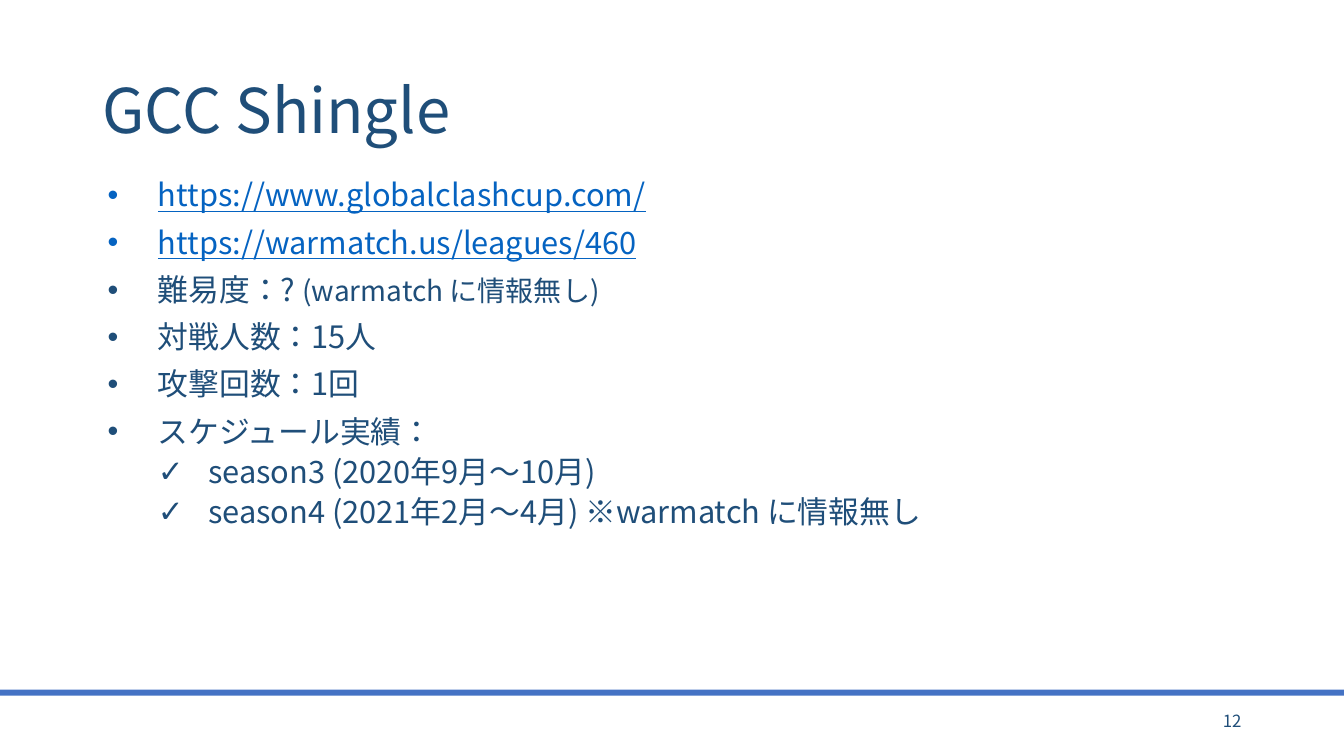
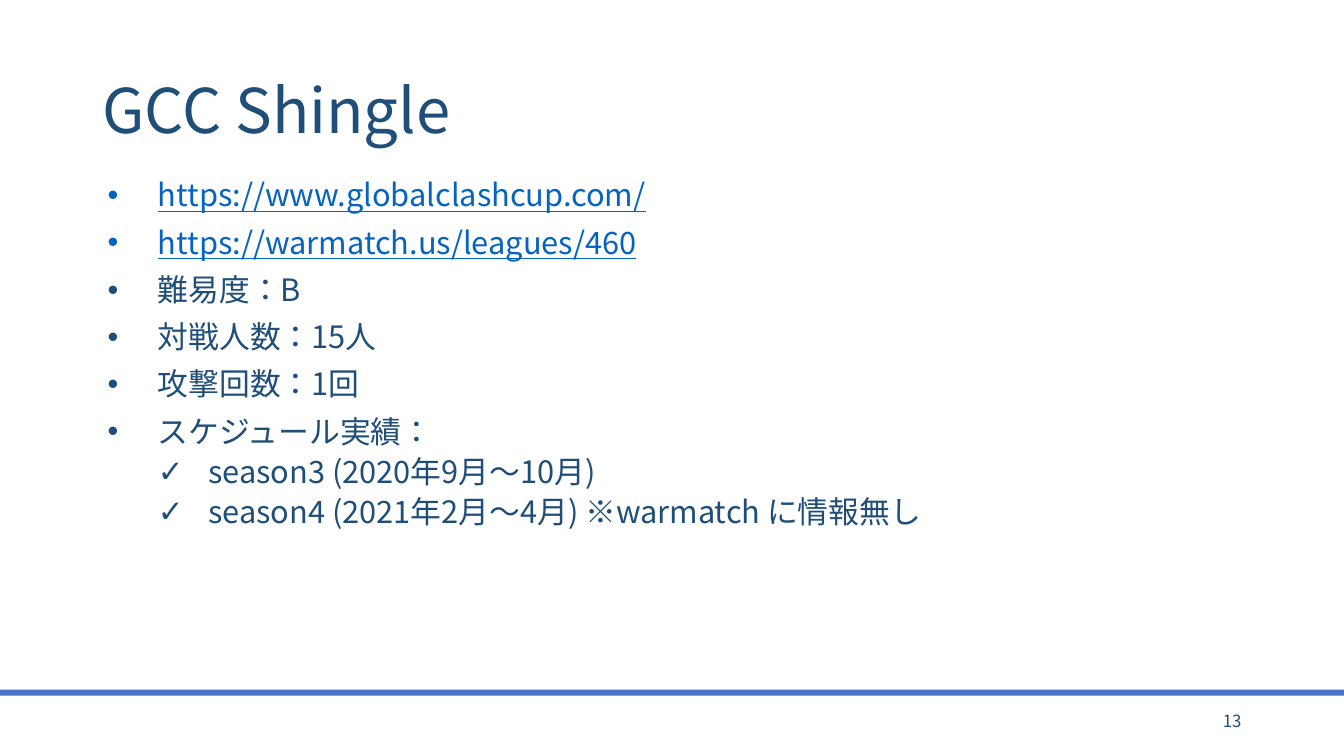
Before and after one commit to bigtreeCoC/documents, a slide deck: slide 13 of リーグ調査.pptx (slide 12 before the commit). Drawn at 1344x756 pixels with LibreOffice and Linux fonts; fonts in the diff are those of the drawing. Boxes give left, top, right and bottom in pixels: in the first picture for what was removed or moved away, otherwise in the second. Text is boxed around its words. In the diff, an @@ line names an element or a change of style, - is before the commit and + after.

```diff
--- a/リーグ調査.pptx
+++ b/リーグ調査.pptx
@@ text at [158,275,301,304]: text changed; size 20 to 22 pt @@
-• 難易度：? (warmatch に情報無し)
+• 難易度：B
@@ page number at [1223,714,1242,728]: text changed @@
-12
+13
```
Also in this commit, not shown: 12 other slides changed, 2 slides added, 1 other file.
